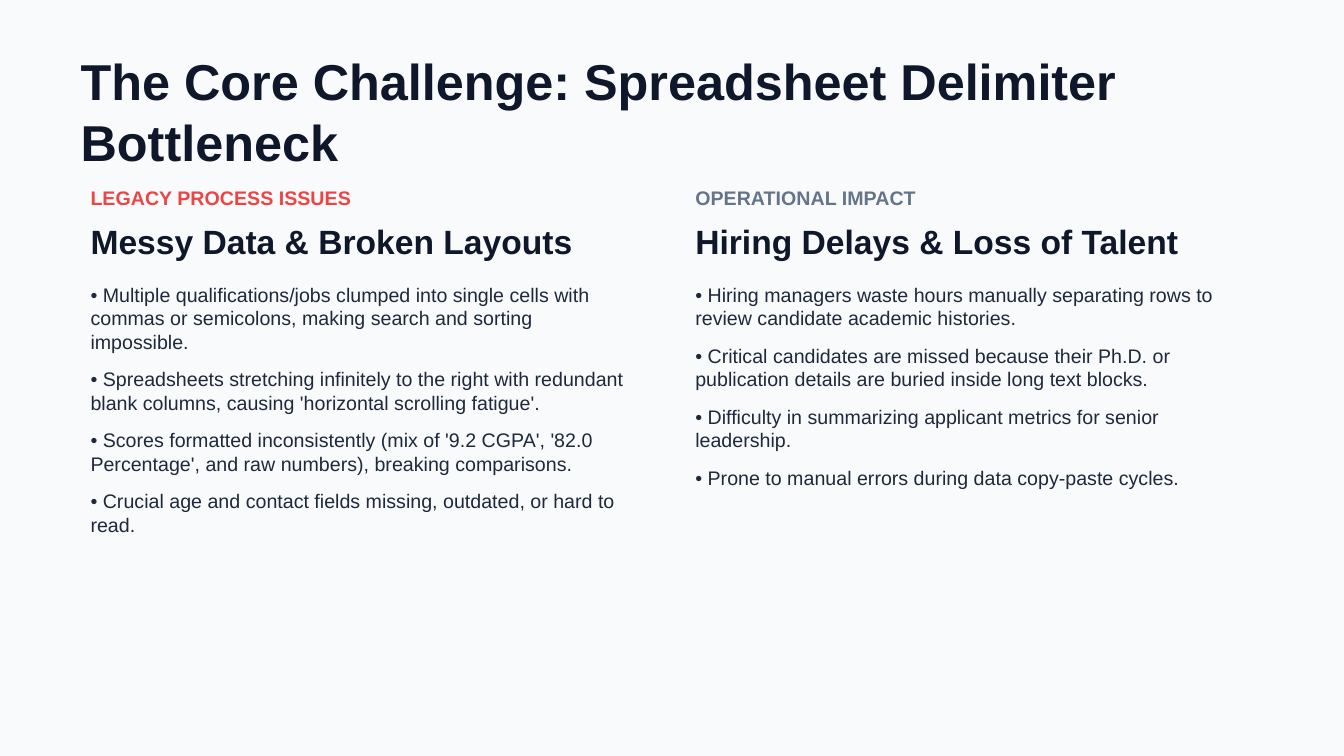
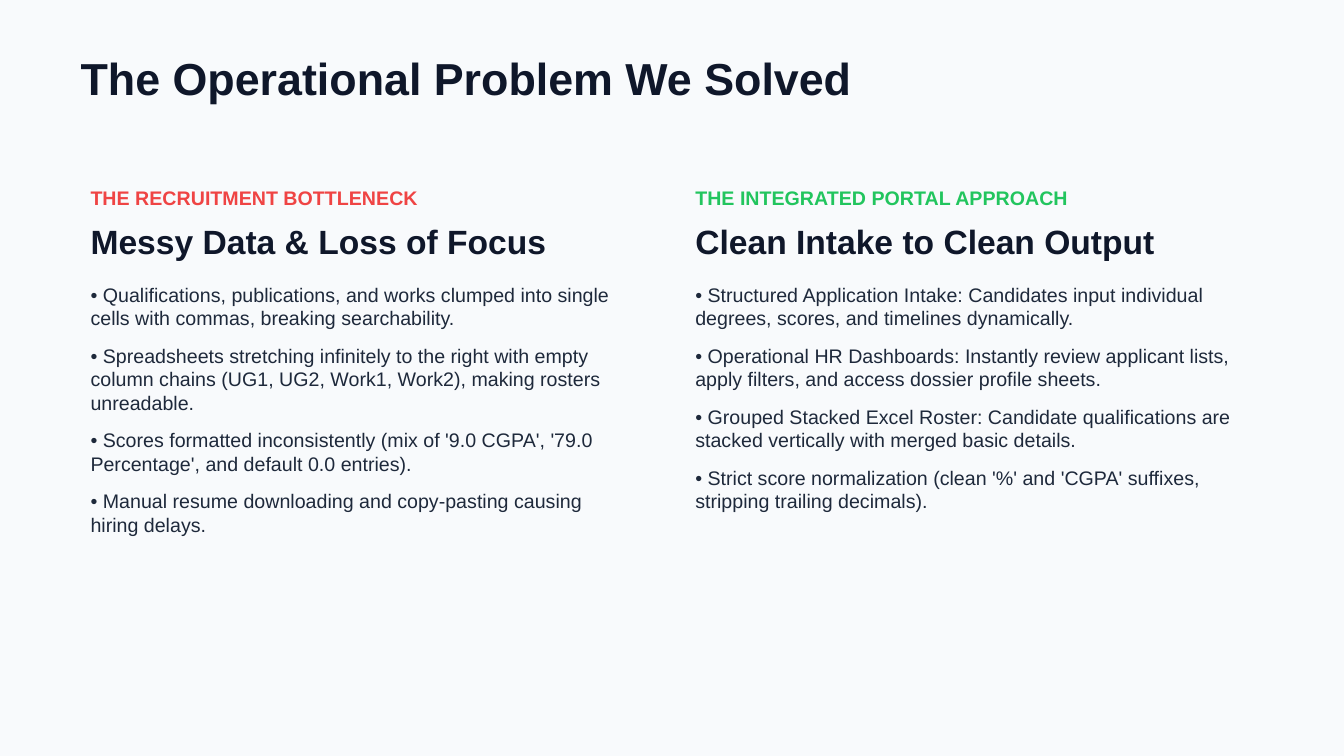
Before and after one commit to aws-ris/HR-Career-Portal, a slide deck: slide 2 of resources/HR_Portal_Presentation.pptx. Drawn at 1344x756 pixels with LibreOffice and Linux fonts; fonts in the diff are those of the drawing. Boxes give left, top, right and bottom in pixels: in the first picture for what was removed or moved away, otherwise in the second. Text is boxed around its words. In the diff, an @@ line names an element or a change of style, - is before the commit and + after.

Commit message:
docs: integrate user screenshots into the recruitment portal presentation deck

```diff
--- a/resources/HR_Portal_Presentation.pptx
+++ b/resources/HR_Portal_Presentation.pptx
@@ text at (x1=81, y1=62, x2=851, y2=104): text changed; size 36 to 32 pt @@
-The Core Challenge: Spreadsheet Delimiter Bottleneck
+The Operational Problem We Solved
@@ text at (x1=91, y1=191, x2=609, y2=536): text changed @@
-LEGACY PROCESS ISSUES
-Messy Data & Broken Layouts
-• Multiple qualifications/jobs clumped into single cells with commas or semicolons, making search and sorting impossible.
-• Spreadsheets stretching infinitely to the right with redundant blank columns, causing 'horizontal scrolling fatigue'.
-• Scores formatted inconsistently (mix of '9.2 CGPA', '82.0 Percentage', and raw numbers), breaking comparisons.
-• Crucial age and contact fields missing, outdated, or hard to read.
+THE RECRUITMENT BOTTLENECK
+Messy Data & Loss of Focus
+• Qualifications, publications, and works clumped into single cells with commas, breaking searchability.
+• Spreadsheets stretching infinitely to the right with empty column chains (UG1, UG2, Work1, Work2), making rosters unreadable.
+• Scores formatted inconsistently (mix of '9.0 CGPA', '79.0 Percentage', and default 0.0 entries).
+• Manual resume downloading and copy-pasting causing hiring delays.
@@ text at (x1=695, y1=191, x2=1230, y2=512): text changed @@
-OPERATIONAL IMPACT
-Hiring Delays & Loss of Talent
-• Hiring managers waste hours manually separating rows to review candidate academic histories.
-• Critical candidates are missed because their Ph.D. or publication details are buried inside long text blocks.
-• Difficulty in summarizing applicant metrics for senior leadership.
-• Prone to manual errors during data copy-paste cycles.
+THE INTEGRATED PORTAL APPROACH
+Clean Intake to Clean Output
+• Structured Application Intake: Candidates input individual degrees, scores, and timelines dynamically.
+• Operational HR Dashboards: Instantly review applicant lists, apply filters, and access dossier profile sheets.
+• Grouped Stacked Excel Roster: Candidate qualifications are stacked vertically with merged basic details.
+• Strict score normalization (clean '%' and 'CGPA' suffixes, stripping trailing decimals).
```
Also in this commit, not shown: 2 other slides changed, 7 slides added, 4 slides removed.
